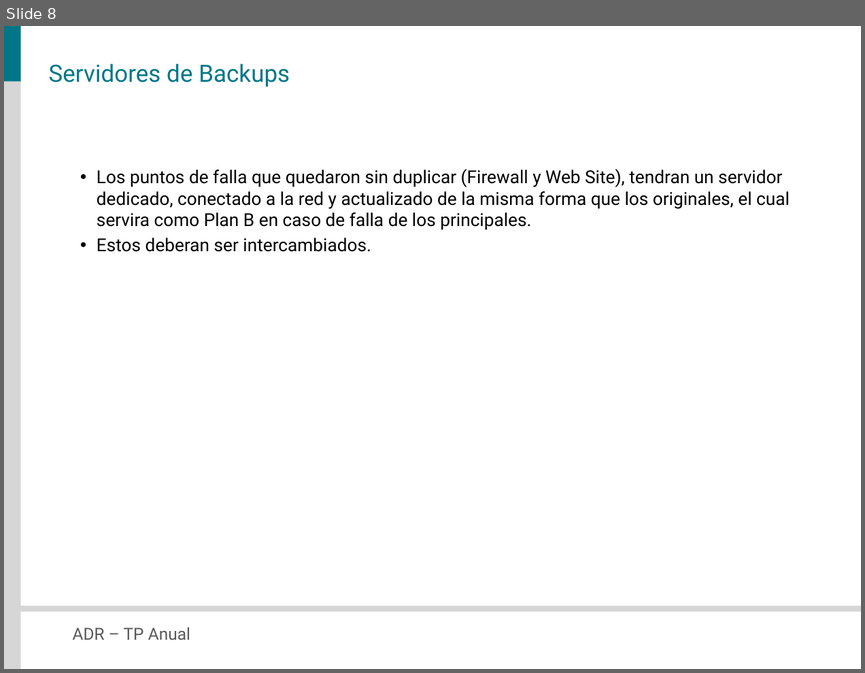
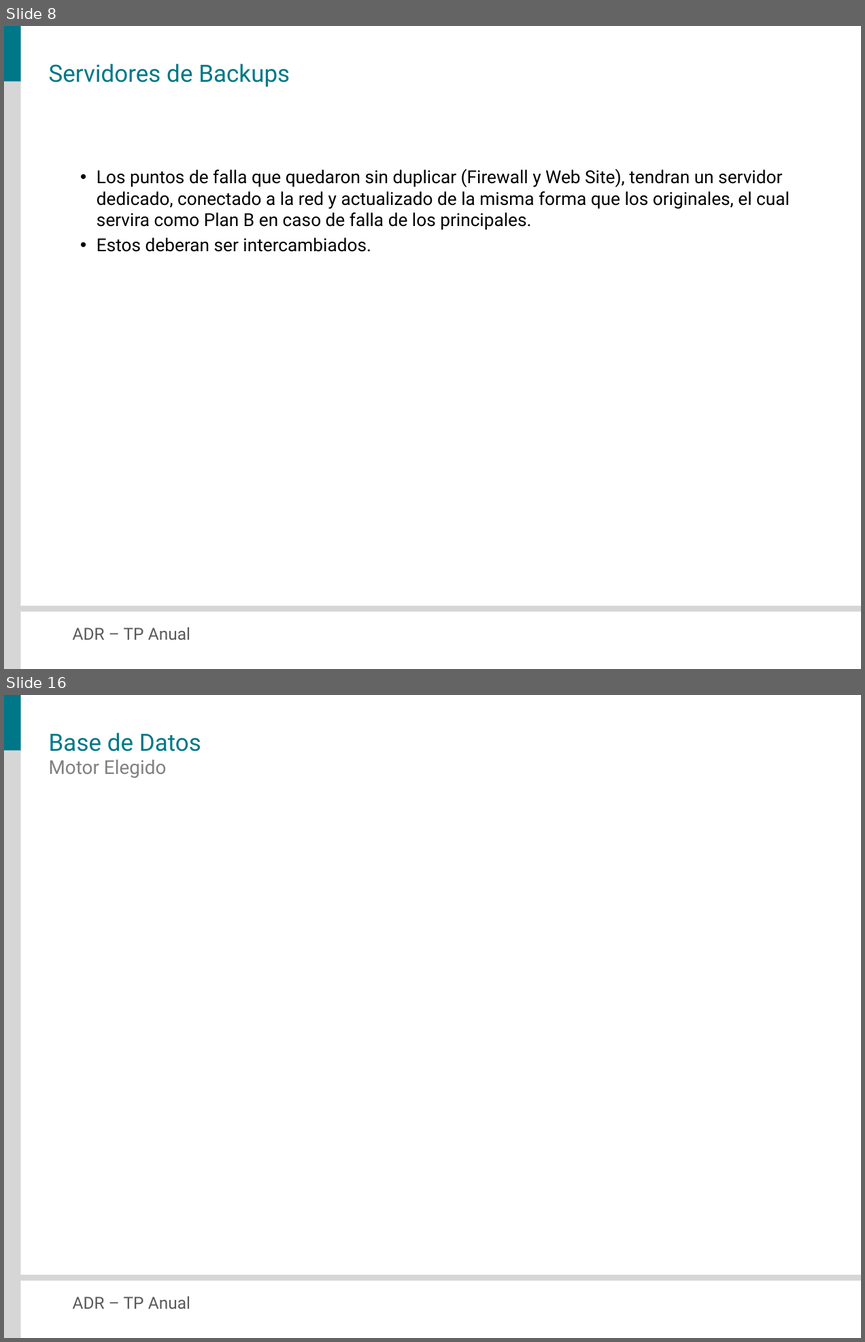
Before and after one commit to veritoreinoso/adr-2010, a slide deck: Presentacion.pptx. Shown one above the other, each under a label of ours: slide 8 before the commit, slides 8 and 16 after it; the slides between them are not shown. The pictures are 865x673 and 865x1342 pixels, drawn with LibreOffice and Linux fonts; fonts in the diff are those of the drawing. Boxes give left, top, right and bottom in pixels: in the first picture for what was removed or moved away, otherwise in the second. Text is boxed around its words. In the diff, an @@ line names an element or a change of style, - is before the commit and + after.

```diff
--- a/Presentacion.pptx
+++ b/Presentacion.pptx
@@ slide 16 added at (4, 695, 861, 1338), background #FFFFFF; not listed: 4 template elements that a slide beside it also shows @@
@@ title added at (49, 732, 201, 751), 20 pt, text #007788 @@
+Base de Datos
@@ text added at (49, 760, 167, 778), 16 pt, text #808080 @@
+Motor Elegido
```
Also in this commit, not shown: 2 slides changed, 7 other slides added, 1 slide removed, 1 other file.
